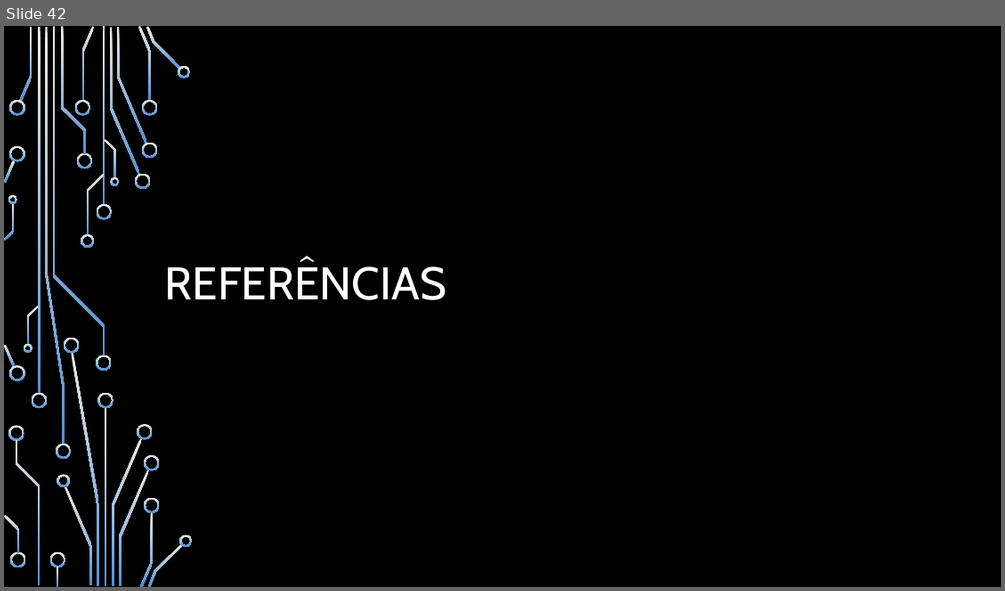
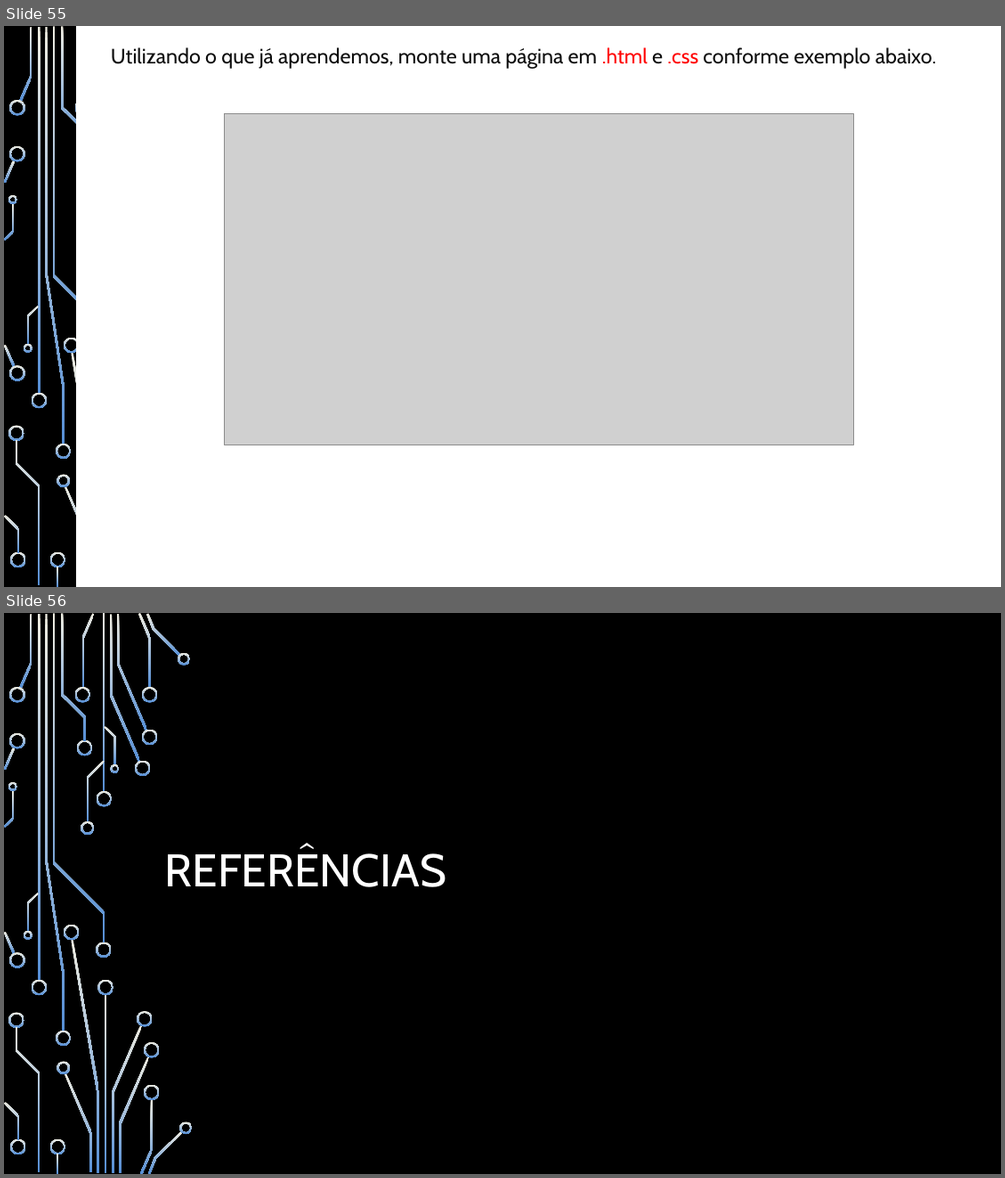
Before and after one commit to heitorsam/aulas_iep, a slide deck: documentos/Apostila - Desenvolvimento Web - IEP.pptx. Shown one above the other, each under a label of ours: slide 42 before the commit, slides 55 and 56 after it. The pictures are 1005x591 and 1005x1178 pixels, drawn with LibreOffice and Linux fonts; fonts in the diff are those of the drawing; grey boxes stand for pictures; background and template pictures are left out. Boxes give left, top, right and bottom in pixels: in the first picture for what was removed or moved away, otherwise in the second. Text is boxed around its words. In the diff, an @@ line names an element or a change of style, - is before the commit and + after.

```diff
--- a/documentos/Apostila - Desenvolvimento Web - IEP.pptx
+++ b/documentos/Apostila - Desenvolvimento Web - IEP.pptx
@@ slide 55 added at [4,26,1001,587], background picture (left out); not listed: 37 template elements that a slide beside it also shows @@
@@ rectangle added at [77,26,1001,587], fill #FFFFFF, outline #FFFFFF 1.25 pt @@
@@ text added at [111,47,937,69], 20 pt, text #0D0D0D @@
+Utilizando o que já aprendemos, monte uma página em .html e .css conforme exemplo abaixo.
@@ picture added at [225,114,854,445] @@
@@ what was slide 42 is now slide 56 @@
```
Also in this commit, not shown: 2 slides changed, 13 other slides added, 10 other files.
